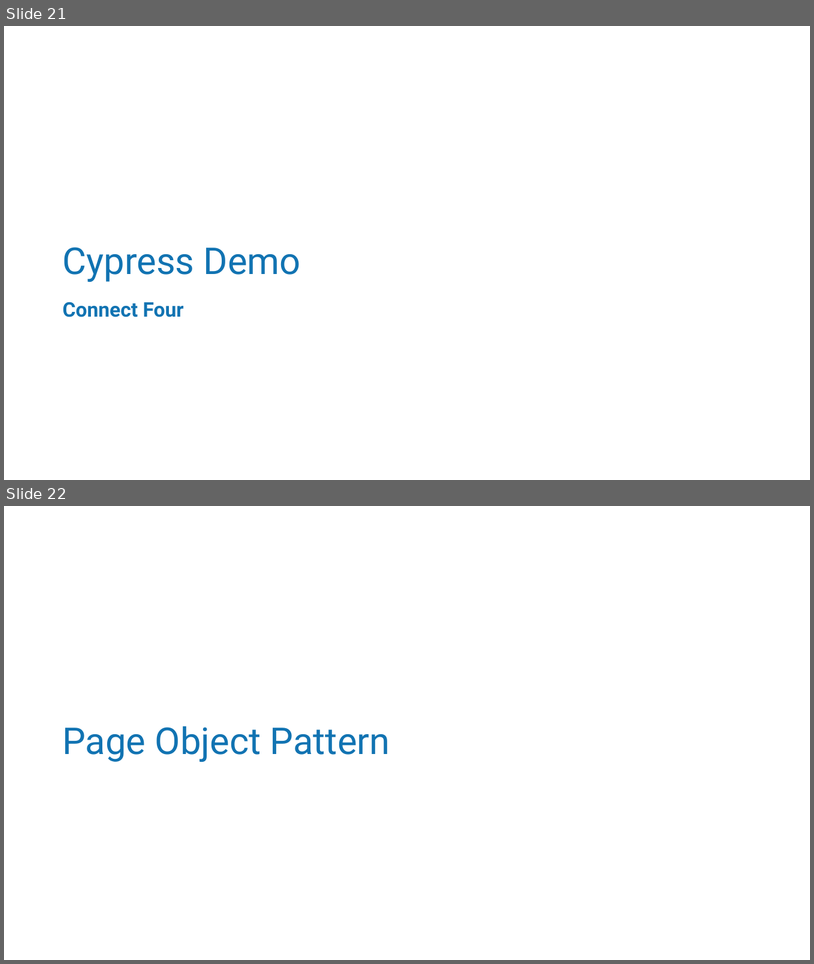
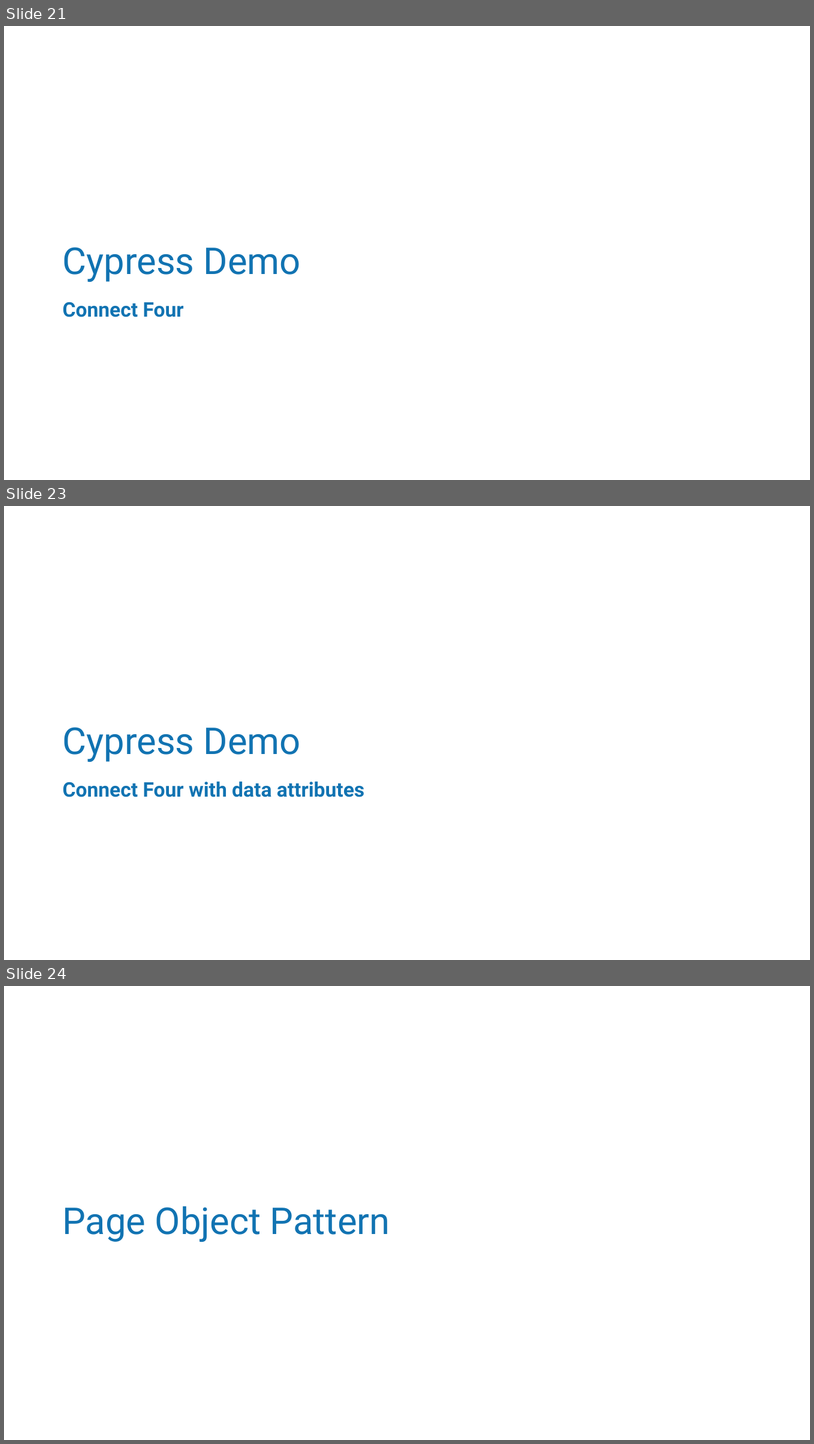
Before and after one commit to MatthewYKnowles/atlanta-code-camp-2019, a slide deck: And Now Seleniums Watch is Ended.pptx. Shown one above the other, each under a label of ours: slides 21 and 22 before the commit, slides 21, 23 and 24 after it; the slides between them are not shown. The pictures are 814x964 and 814x1444 pixels, drawn with LibreOffice and Linux fonts; fonts in the diff are those of the drawing; background and template pictures are left out. Boxes give left, top, right and bottom in pixels: in the first picture for what was removed or moved away, otherwise in the second. Text is boxed around its words. In the diff, an @@ line names an element or a change of style, - is before the commit and + after.

```diff
--- a/And Now Seleniums Watch is Ended.pptx
+++ b/And Now Seleniums Watch is Ended.pptx
@@ slide 23 added at (x1=4, y1=506, x2=810, y2=960), background picture (left out) @@
@@ title added at (x1=62, y1=727, x2=301, y2=762), 44 pt, text #1173B2 @@
+Cypress Demo
@@ text added at (x1=63, y1=781, x2=365, y2=797), 24 pt, text #1173B2, bold @@
+Connect Four with data attributes
@@ what was slide 22 is now slide 24 @@
```
Also in this commit, not shown: 4 other slides added, 1 slide removed, 7 other files.
